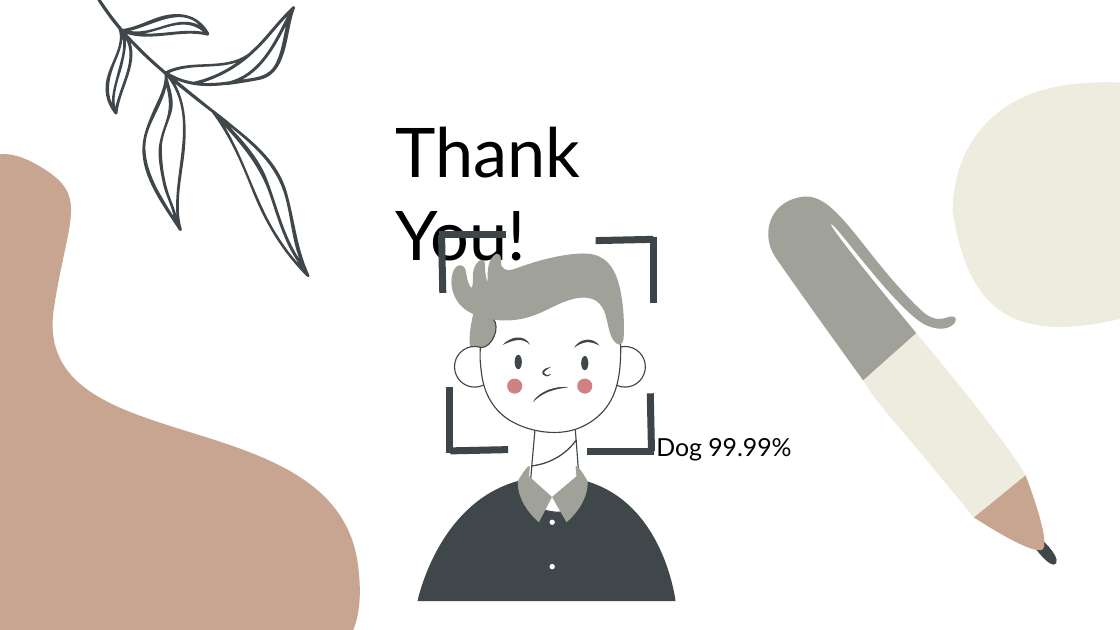
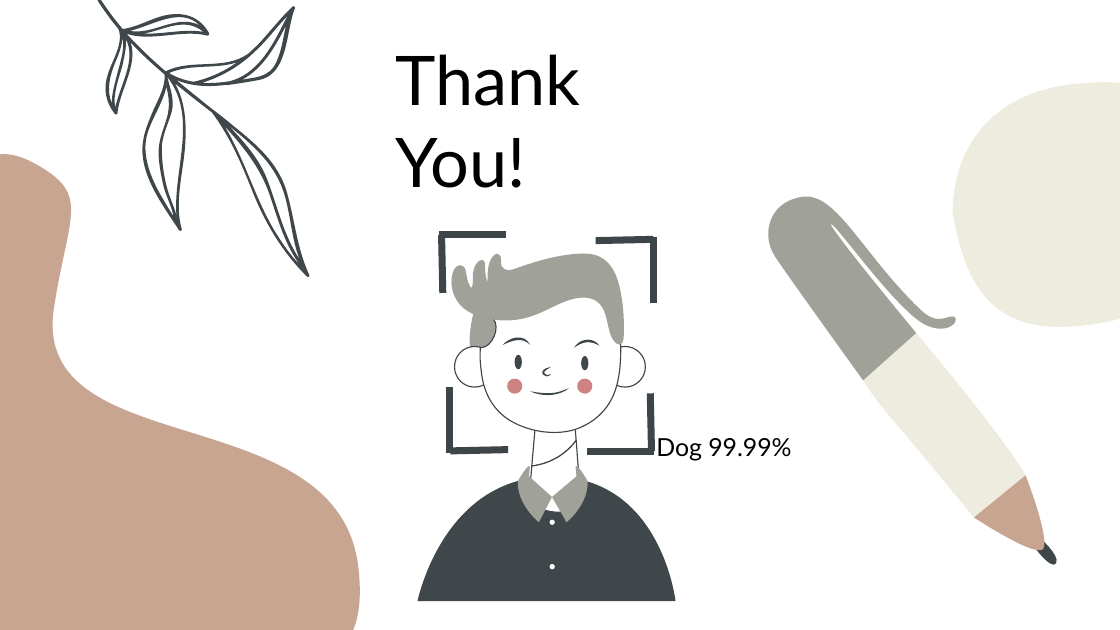
Before and after one commit to kariander1/FaceRecognition, a slide deck: slide 42 of Final Presentation.pptx (slide 40 before the commit). Drawn at 1120x630 pixels with LibreOffice and Linux fonts; fonts in the diff are those of the drawing. Boxes give left, top, right and bottom in pixels: in the first picture for what was removed or moved away, otherwise in the second. Text is boxed around its words. In the diff, an @@ line names an element or a change of style, - is before the commit and + after.

```diff
--- a/Final Presentation.pptx
+++ b/Final Presentation.pptx
@@ text "Thank You!" rewrapped from [395,126,580,273] to [395,54,580,188] @@
@@ freeform shape at [531,388,570,397]: rotation 157 to 355 degrees; outline redrawn @@
```
Also in this commit, not shown: 30 other slides changed, 4 slides added, 2 slides removed, 3 other files.
